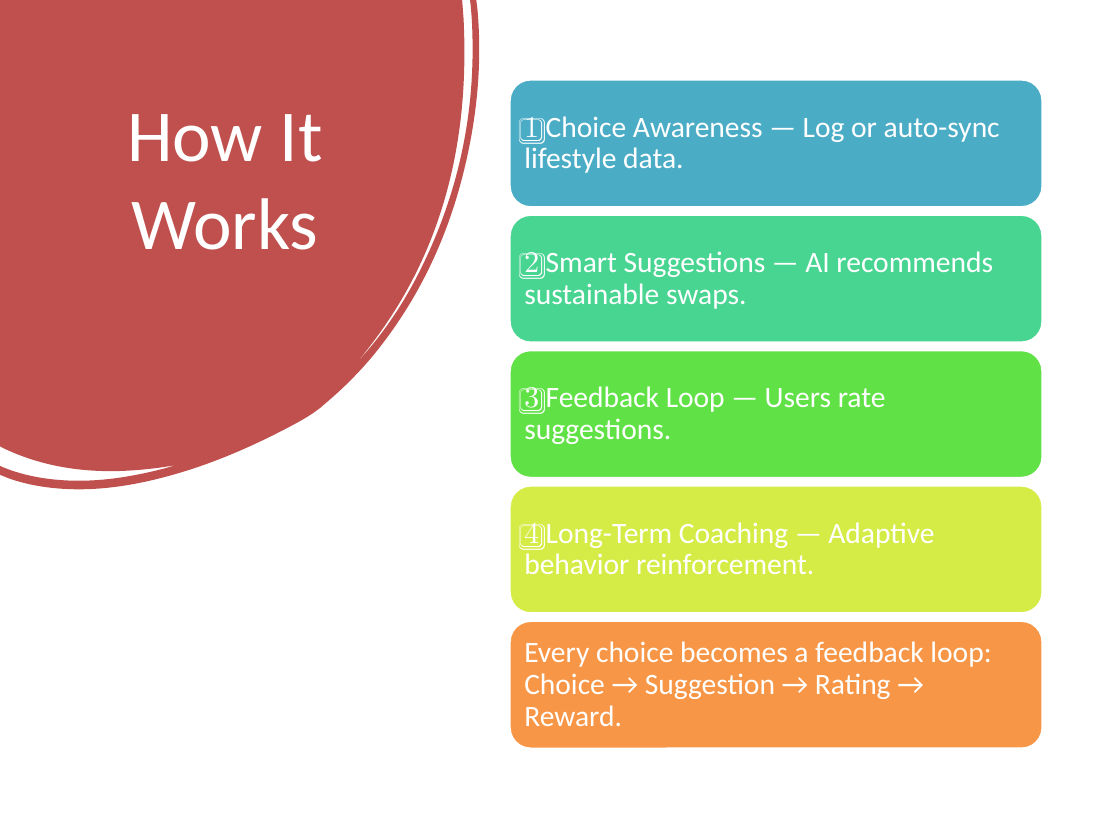
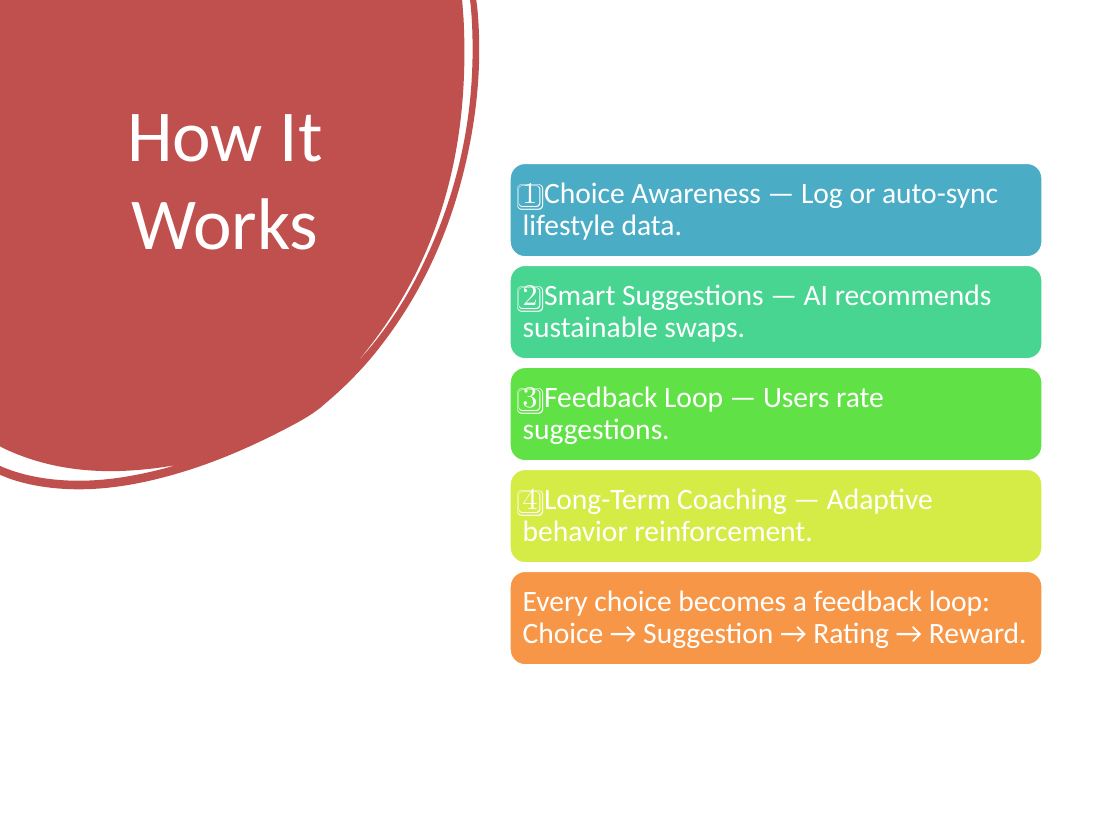
Before and after one commit to SeattleDataAI-Hackathon/Oct-4-Hackathon-2025-, a slide deck: slide 7 of submission/SustainIQ_Pitch_Deck.pptx. Drawn at 1120x840 pixels with LibreOffice and Linux fonts; fonts in the diff are those of the drawing. Boxes give left, top, right and bottom in pixels: in the first picture for what was removed or moved away, otherwise in the second. Text is boxed around its words. In the diff, an @@ line names an element or a change of style, - is before the commit and + after.

```diff
--- a/submission/SustainIQ_Pitch_Deck.pptx
+++ b/submission/SustainIQ_Pitch_Deck.pptx
@@ rounded rectangle: place and size @@
-rounded rectangle at <box>510,80,1044,208</box>
+rounded rectangle at <box>510,162,1044,258</box>
@@ text "1️⃣ Choice Awareness — Log ...": place and size @@
-text "1️⃣ Choice Awareness — Log ..." at <box>524,116,1000,173</box>
+text "1️⃣ Choice Awareness — Log ..." at <box>523,182,998,240</box>
@@ rounded rectangle: place and size @@
-rounded rectangle at <box>510,214,1044,343</box>
+rounded rectangle at <box>510,264,1044,360</box>
@@ text "2️⃣ Smart Suggestions — AI ...": place and size @@
-text "2️⃣ Smart Suggestions — AI ..." at <box>524,251,993,309</box>
+text "2️⃣ Smart Suggestions — AI ..." at <box>523,284,992,342</box>
@@ rounded rectangle: place and size @@
-rounded rectangle at <box>510,349,1044,478</box>
+rounded rectangle at <box>510,366,1044,461</box>
@@ rounded rectangle: place and size @@
-rounded rectangle at <box>510,485,1044,614</box>
+rounded rectangle at <box>510,468,1044,563</box>
@@ text "4️⃣ Long-Term Coaching — Adaptive ...": place and size @@
-text "4️⃣ Long-Term Coaching — Adaptive ..." at <box>524,522,934,574</box>
+text "4️⃣ Long-Term Coaching — Adaptive ..." at <box>523,488,933,541</box>
@@ rounded rectangle: place and size @@
-rounded rectangle at <box>510,620,1044,749</box>
+rounded rectangle at <box>510,570,1044,665</box>
@@ text "Every choice becomes a feedback ..." rewrapped from <box>524,641,991,726</box> to <box>523,590,1027,648</box> @@
```
Also in this commit, not shown: 3 other slides changed, 1 slide added.
